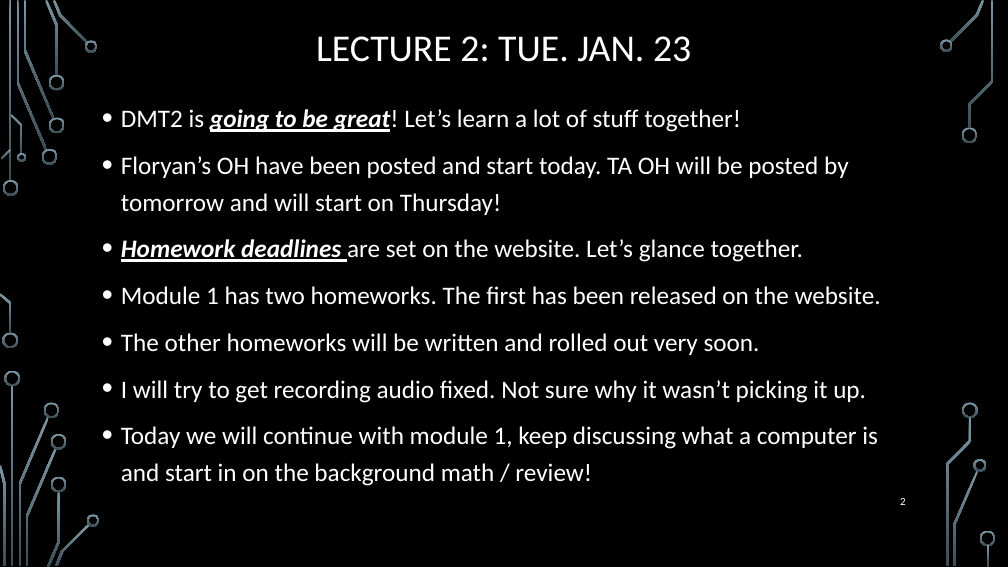
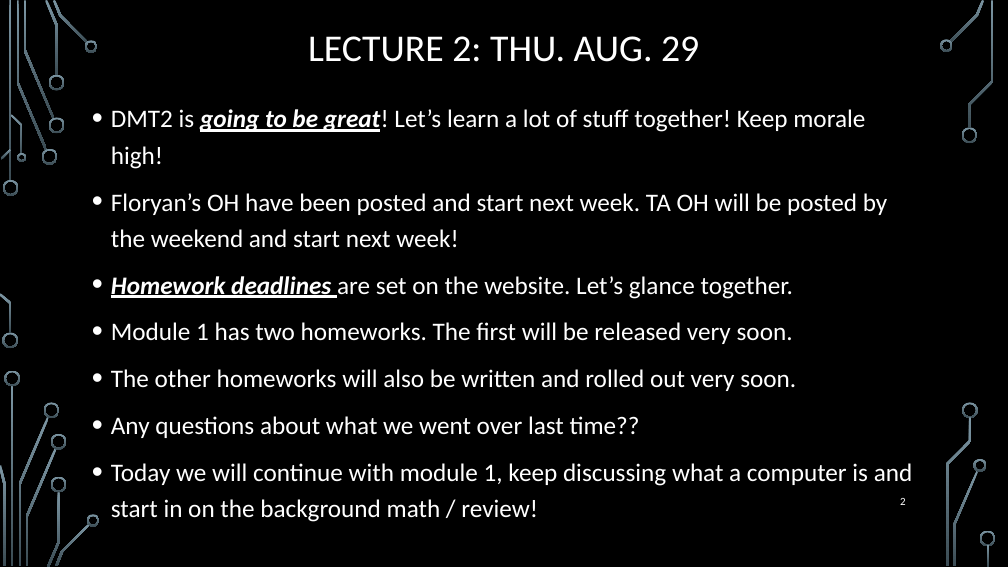
Before and after one commit to markfloryan/dmt2, a slide deck: slide 2 of slides/00-DailyAnnouncements.pptx. Drawn at 1008x567 pixels with LibreOffice and Linux fonts; fonts in the diff are those of the drawing; background and template pictures are left out. Boxes give left, top, right and bottom in pixels: in the first picture for what was removed or moved away, otherwise in the second. Text is boxed around its words. In the diff, an @@ line names an element or a change of style, - is before the commit and + after.

Commit message:
slides for lecture

```diff
--- a/slides/00-DailyAnnouncements.pptx
+++ b/slides/00-DailyAnnouncements.pptx
@@ title at [308,36,699,62]: text changed @@
-LECTURE 2: TUE. JAN. 23
+LECTURE 2: THU. AUG. 29
@@ text "DMT2 is going to be ...": place and size @@
-text "DMT2 is going to be ..." at [121,109,881,486]
+text "DMT2 is going to be ..." at [111,109,913,522]
@@ text at [111,109,888,248]: text changed @@
-• DMT2 is going to be great! Let’s learn a lot of stuff together!
-• Floryan’s OH have been posted and start today. TA OH will be posted by tomorrow and will start on Thursday!
+• DMT2 is going to be great! Let’s learn a lot of stuff together! Keep morale high!
+• Floryan’s OH have been posted and start next week. TA OH will be posted by the weekend and start next week!
@@ text at [111,322,796,438]: text changed @@
-• Module 1 has two homeworks. The first has been released on the website.
-• The other homeworks will be written and rolled out very soon.
-• I will try to get recording audio fixed. Not sure why it wasn’t picking it up.
+• Module 1 has two homeworks. The first will be released very soon.
+• The other homeworks will also be written and rolled out very soon.
+• Any questions about what we went over last time??
```
Also in this commit, not shown: 21 slides removed, 3 other files.
